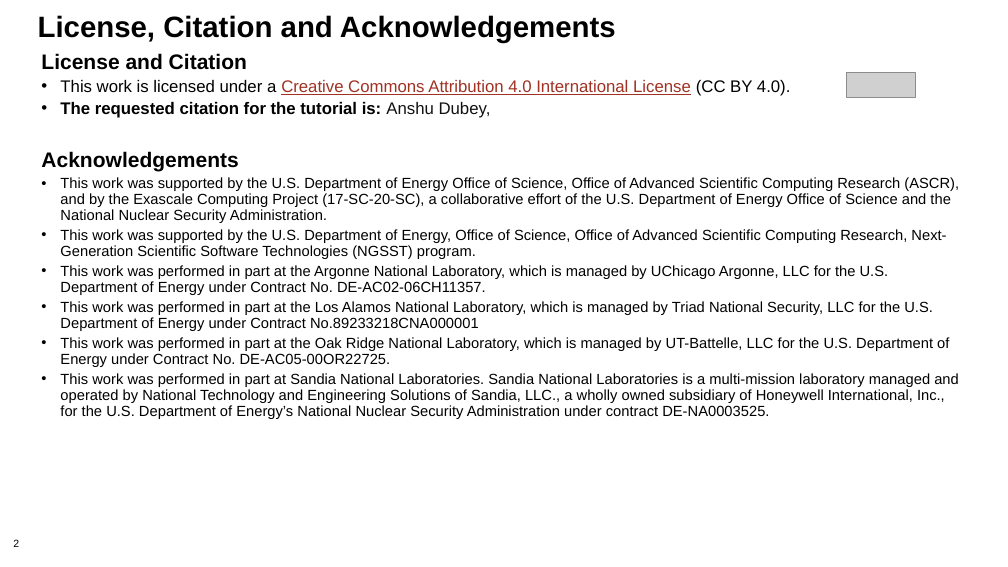
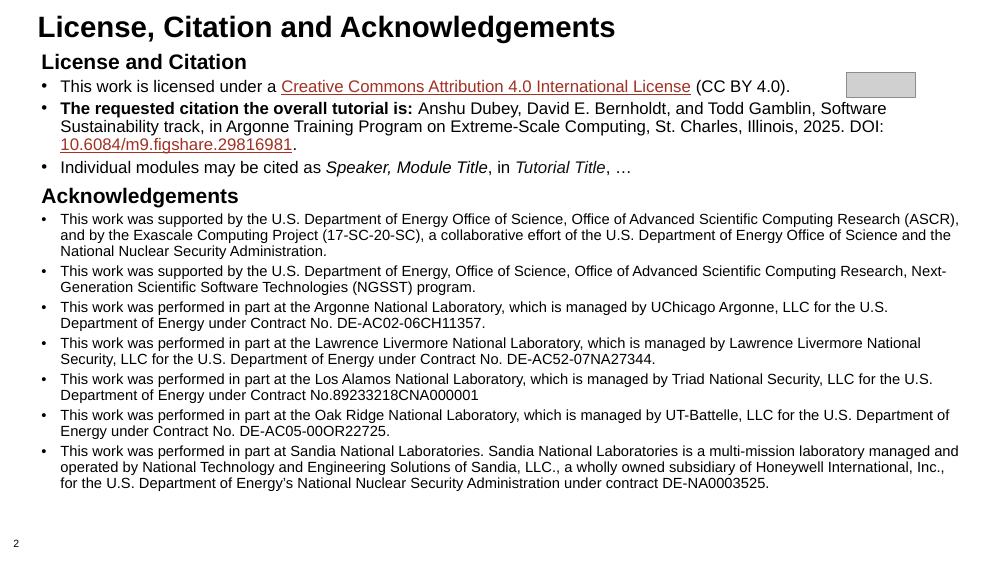
Before and after one commit to bssw-tutorial/presentations, a slide deck: slide 2 of repro-notebooks.pptx. Drawn at 1008x567 pixels with LibreOffice and Linux fonts; fonts in the diff are those of the drawing; grey boxes stand for pictures. Boxes give left, top, right and bottom in pixels: in the first picture for what was removed or moved away, otherwise in the second. Text is boxed around its words. In the diff, an @@ line names an element or a change of style, - is before the commit and + after.

```diff
--- a/repro-notebooks.pptx
+++ b/repro-notebooks.pptx
@@ text at box(60, 102, 887, 177): text changed; bold off @@
-• The requested citation for the tutorial is: Anshu Dubey,
+• The requested citation the overall tutorial is: Anshu Dubey, David E. Bernholdt, and Todd Gamblin, Software Sustainability track, in Argonne Training Program on Extreme-Scale Computing, St. Charles, Illinois, 2025. DOI: 10.6084/m9.figshare.29816981.
+• Individual modules may be cited as Speaker, Module Title, in Tutorial Title, …
@@ text at box(60, 337, 921, 367): paragraph added @@
+• This work was performed in part at the Lawrence Livermore National Laboratory, which is managed by Lawrence Livermore National Security, LLC for the U.S. Department of Energy under Contract No. DE-AC52-07NA27344.
```
Also in this commit, not shown: 25 other slides changed, 3 slides added, 17 slides removed.
